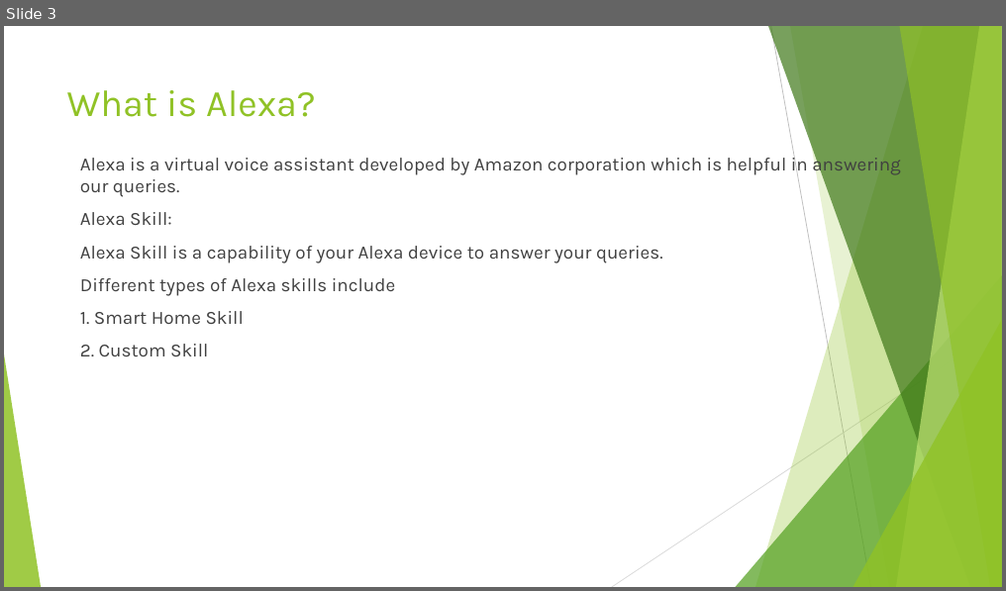
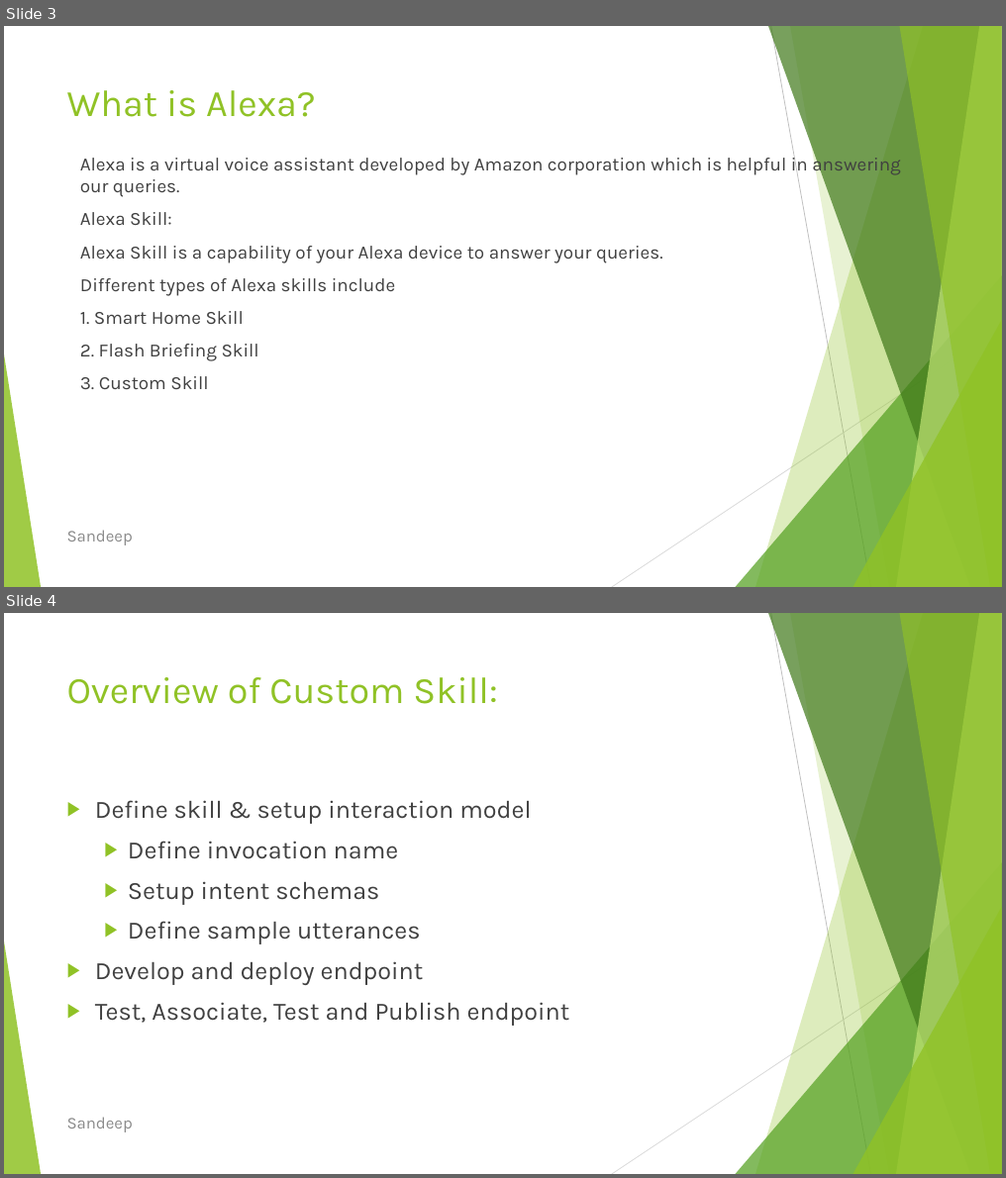
Before and after one commit to Sampath2609/Workshop02, a slide deck: .NETPresentation.pptx. Shown one above the other, each under a label of ours: slide 3 before the commit, slides 3 and 4 after it. The pictures are 1006x591 and 1006x1178 pixels, drawn with LibreOffice and Linux fonts; fonts in the diff are those of the drawing. Boxes give left, top, right and bottom in pixels: in the first picture for what was removed or moved away, otherwise in the second. Text is boxed around its words. In the diff, an @@ line names an element or a change of style, - is before the commit and + after.

```diff
--- a/.NETPresentation.pptx
+++ b/.NETPresentation.pptx
@@ slide 4 added at (4,613,1002,1174), background #FFFFFF; not listed: 10 template elements that a slide beside it also shows @@
@@ title added at (67,677,497,704), 36 pt, text #90C226 @@
+Overview of Custom Skill:
@@ text added at (95,800,570,1026), 24 pt, text #404040 @@
+▶ Define skill & setup interaction model
+  ▶ Define invocation name
+  ▶ Setup intent schemas
+  ▶ Define sample utterances
+▶ Develop and deploy endpoint
+▶ Test, Associate, Test and Publish endpoint
@@ text added at (67,1117,133,1133), 16 pt, text #8C8C8C @@
+Sandeep
@@ slide 3 changed as well @@
@@ text at (80,344,259,389): text changed @@
-2. Custom Skill
+2. Flash Briefing Skill
+3. Custom Skill
@@ text added at (67,530,133,546), 16 pt, text #8C8C8C @@
+Sandeep
```
Also in this commit, not shown: 12 other slides changed, 1 other slide added.
